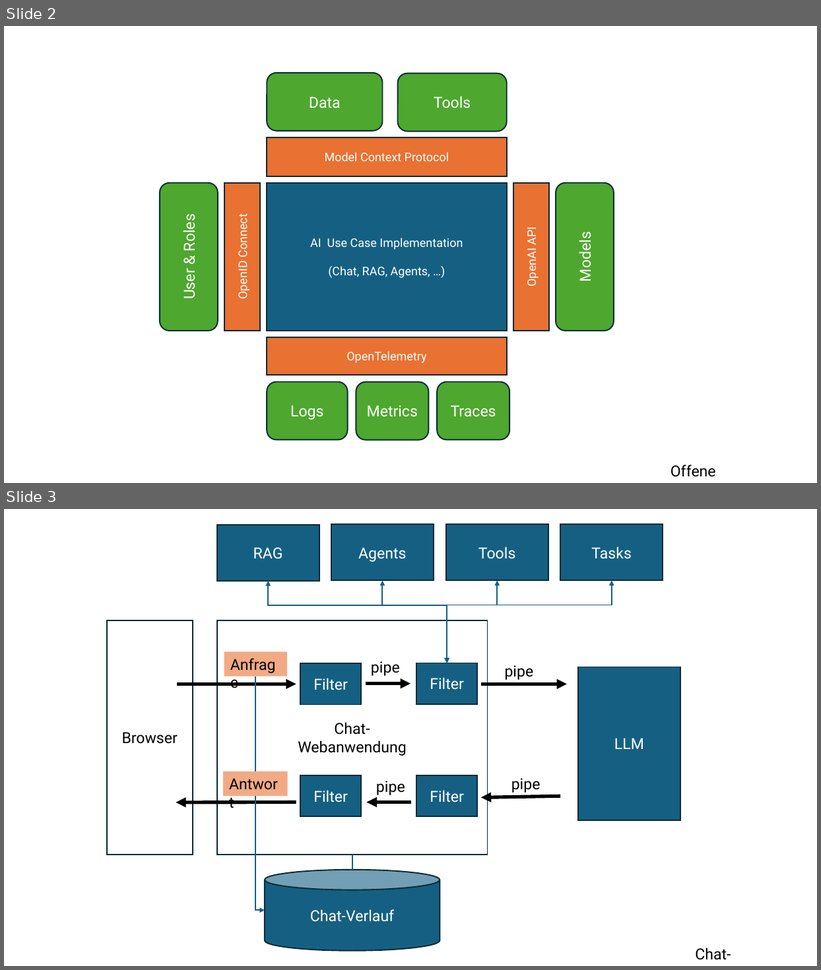
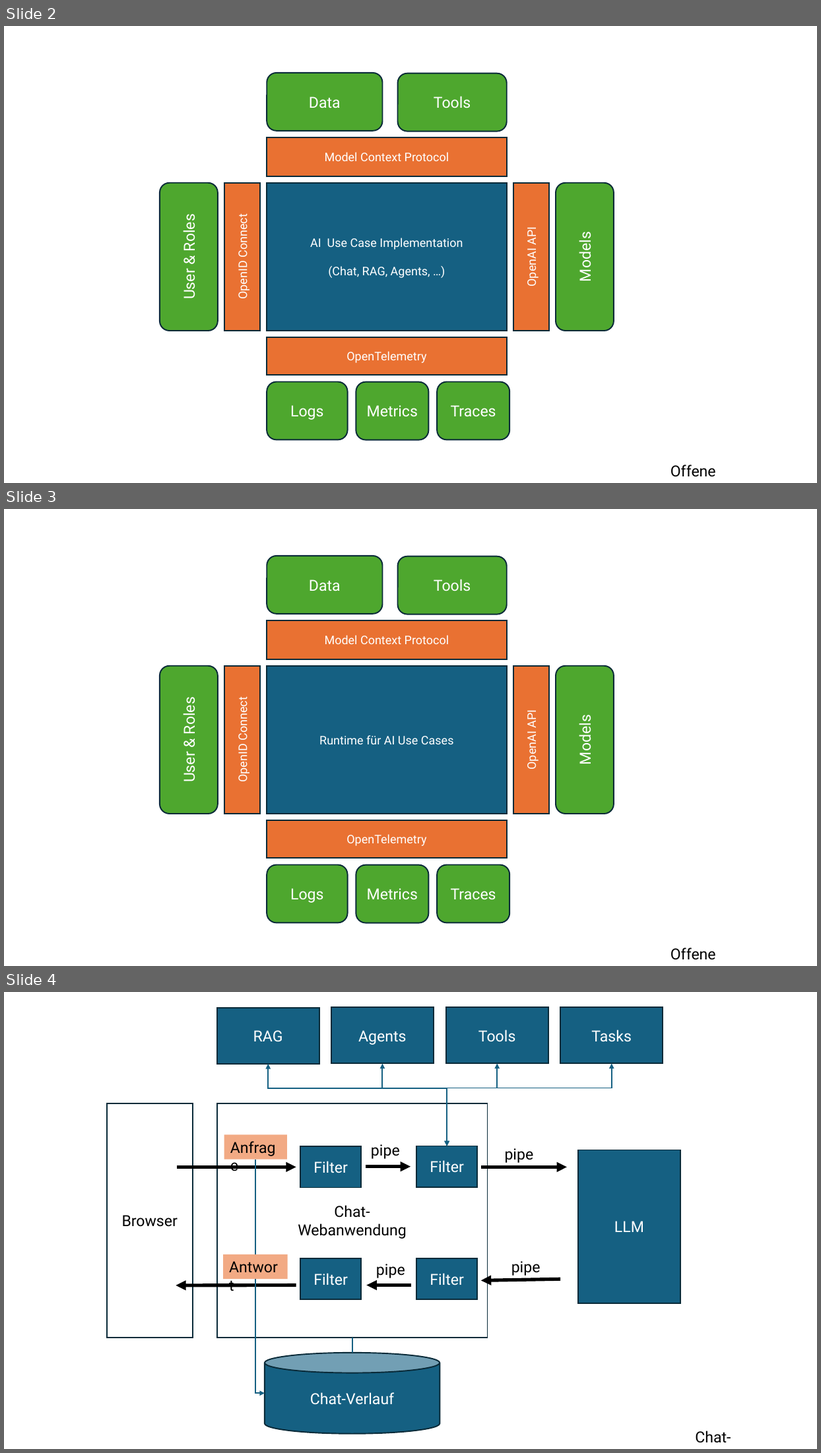
Before and after one commit to dneumnn/RAKIPOEV, a slide deck: RAKIPOEV-docs/docs/ppt/Building-Blocks.pptx. Shown one above the other, each under a label of ours: slides 2 and 3 before the commit, slides 2, 3 and 4 after it. The pictures are 821x970 and 821x1453 pixels, drawn with LibreOffice and Linux fonts; fonts in the diff are those of the drawing. Boxes give left, top, right and bottom in pixels: in the first picture for what was removed or moved away, otherwise in the second. Text is boxed around its words. In the diff, an @@ line names an element or a change of style, - is before the commit and + after.

```diff
--- a/RAKIPOEV-docs/docs/ppt/Building-Blocks.pptx
+++ b/RAKIPOEV-docs/docs/ppt/Building-Blocks.pptx
@@ slide 3 added at (4,509,817,966), background #FFFFFF @@
@@ rounded rectangle added at (267,556,383,614), fill #4EA72E, outline #092A39 1.5 pt, 18 pt, text #FFFFFF @@
+Data
@@ rounded rectangle added at (398,557,507,615), fill #4EA72E, outline #092A39 1.5 pt, 18 pt, text #FFFFFF @@
+Tools
@@ rectangle added at (267,621,507,659), fill #E97132, outline #092A39 1.5 pt, 14 pt, text #FFFFFF @@
+Model Context Protocol
@@ rounded rectangle added at (160,666,218,814), fill #4EA72E, outline #092A39 1.5 pt, 18 pt, text #FFFFFF @@
+User & Roles
@@ rectangle added at (224,666,260,814), fill #E97132, outline #092A39 1.5 pt, 14 pt, text #FFFFFF @@
+OpenID Connect
@@ rectangle added at (267,666,507,814), fill #156082, outline #092A39 1.5 pt, 14 pt, text #FFFFFF @@
+Runtime für AI Use Cases
@@ rectangle added at (514,666,549,814), fill #E97132, outline #092A39 1.5 pt, 14 pt, text #FFFFFF @@
+OpenAI API
@@ rounded rectangle added at (556,666,614,814), fill #4EA72E, outline #092A39 1.5 pt, 18 pt, text #FFFFFF @@
+Models
@@ rectangle added at (267,821,507,858), fill #E97132, outline #092A39 1.5 pt, 14 pt, text #FFFFFF @@
+OpenTelemetry
@@ rounded rectangle added at (267,865,347,923), fill #4EA72E, outline #092A39 1.5 pt, 18 pt, text #FFFFFF @@
+Logs
@@ rounded rectangle added at (356,865,428,923), fill #4EA72E, outline #092A39 1.5 pt, 18 pt, text #FFFFFF @@
+Metrics
@@ rounded rectangle added at (437,865,510,923), fill #4EA72E, outline #092A39 1.5 pt, 18 pt, text #FFFFFF @@
+Traces
@@ text added at (671,948,716,960), 18 pt, text #000000 @@
+Offene Schnittstellen
@@ what was slide 3 is now slide 4 @@
```
Also in this commit, not shown: 3 other slides added, 2 other files.
